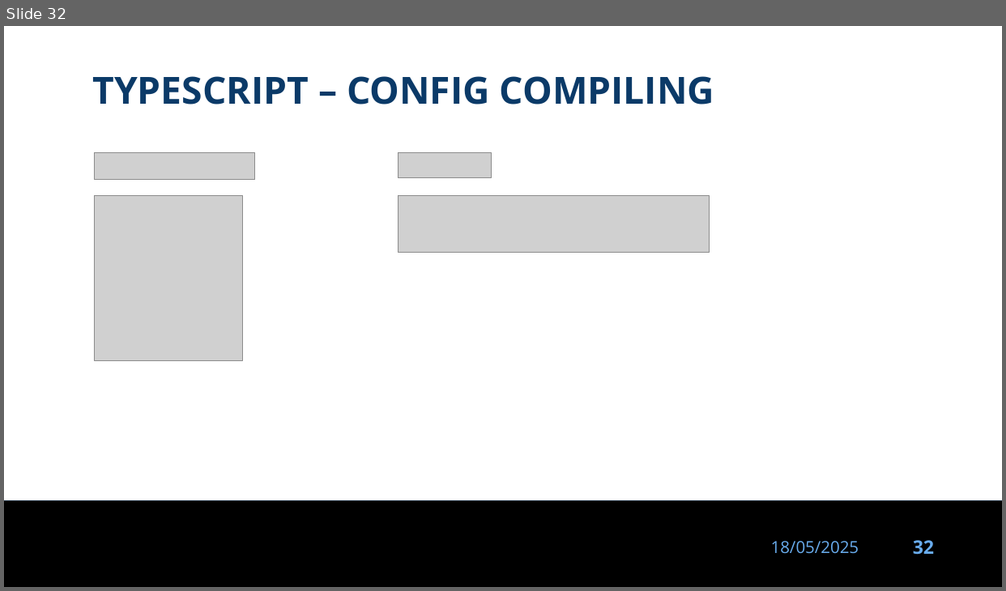
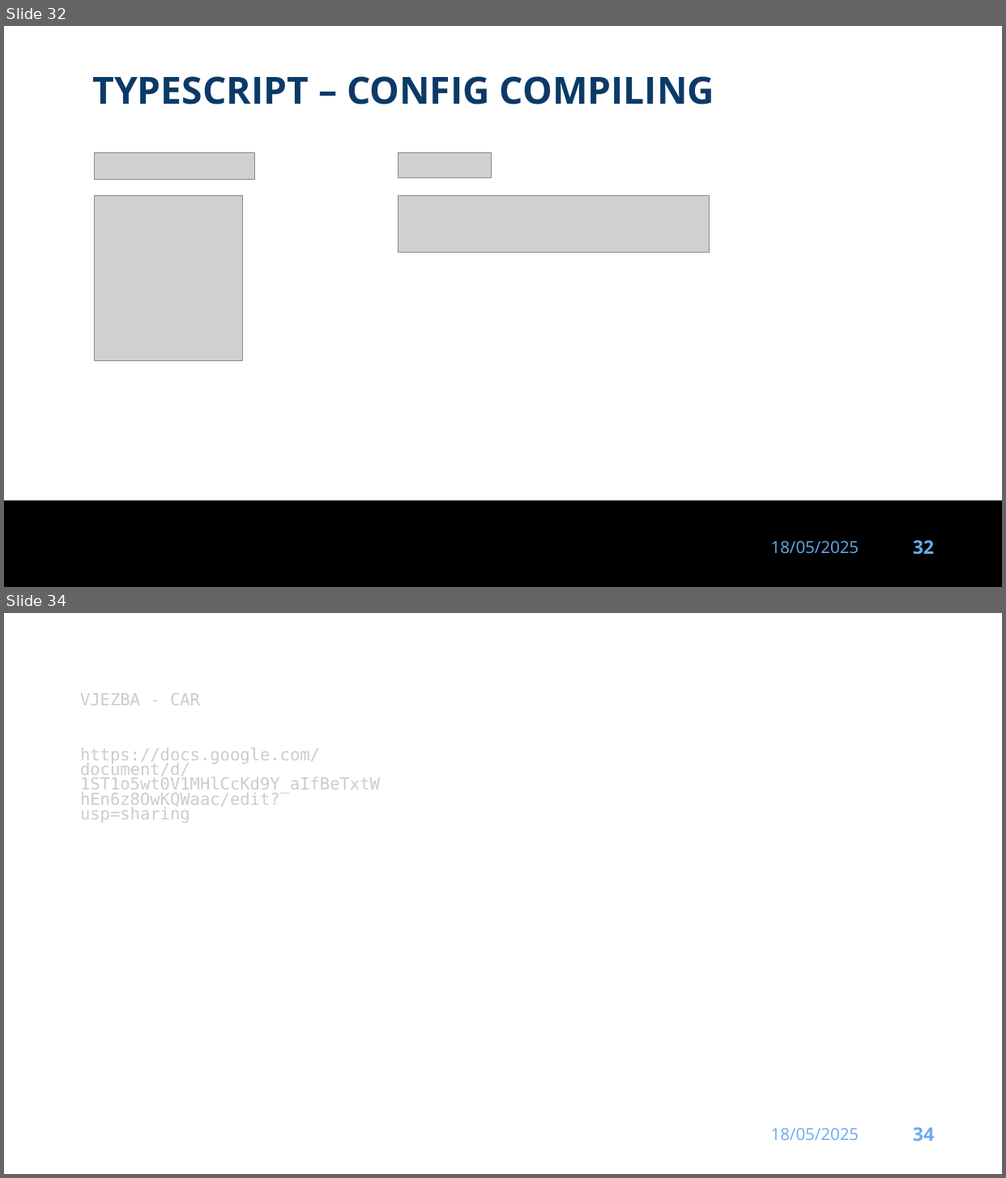
Before and after one commit to dinoDuvnjak/CTK, a slide deck: Bootcamp/typescript/typescript-uvod.pptx. Shown one above the other, each under a label of ours: slide 32 before the commit, slides 32 and 34 after it; the slides between them are not shown. The pictures are 1006x591 and 1006x1178 pixels, drawn with LibreOffice and Linux fonts; fonts in the diff are those of the drawing; grey boxes stand for pictures; background and template pictures are left out. Boxes give left, top, right and bottom in pixels: in the first picture for what was removed or moved away, otherwise in the second. Text is boxed around its words. In the diff, an @@ line names an element or a change of style, - is before the commit and + after.

```diff
--- a/Bootcamp/typescript/typescript-uvod.pptx
+++ b/Bootcamp/typescript/typescript-uvod.pptx
@@ slide 34 added at (4, 613, 1002, 1174), background #FFFFFF; not listed: 2 template elements that a slide beside it also shows @@
@@ title added at (74, 613, 395, 684), 32 pt, text #FFFFFF, bold @@
+VJEŽBA
@@ text added at (80, 693, 380, 823), 16 pt, text #CCCCCC @@
+VJEZBA - CAR
+https://docs.google.com/document/d/1ST1o5wt0V1MHlCcKd9Y_aIfBeTxtWhEn6z8OwKQWaac/edit?usp=sharing
```
Also in this commit, not shown: 1 slide changed, 1 other slide added, 6 other files.
